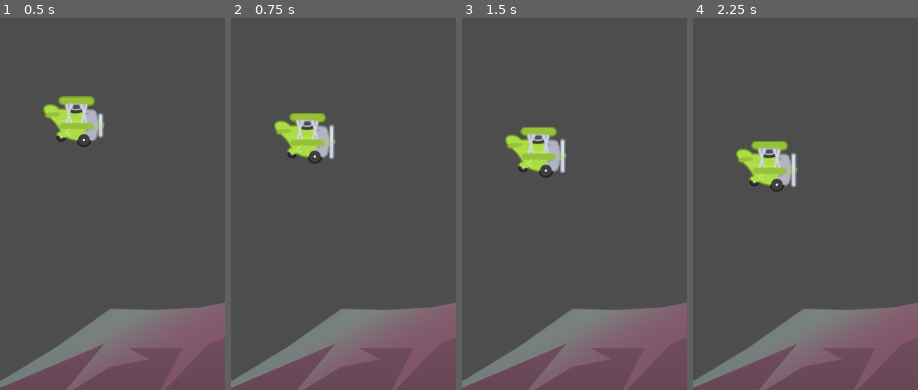
Above: before the commit, frames 1-4 (left to right).
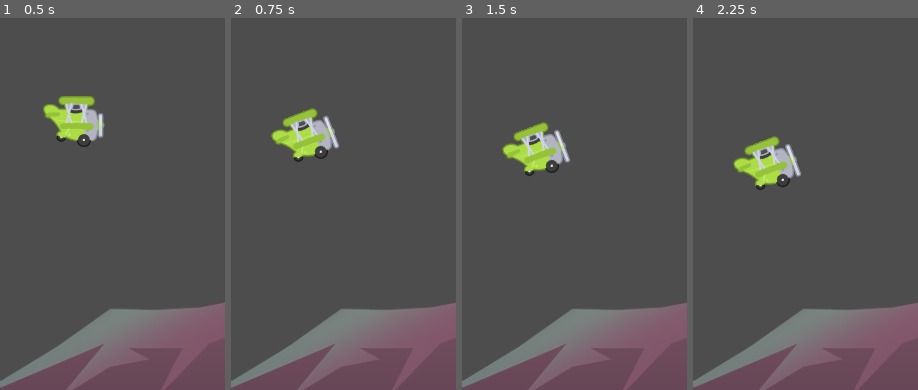
Above: after the commit, the same moments.

Repository: diashug/tappy
Game: Godot game, scene res://scenes/game/game.tscn
The game is run twice, just before and just after one commit, with the same random seed, the same clock (stepped at 60 frames per second) and the same inputs.
Inputs:
- Up to frame 1 (0.5 s): no input
- Up to frame 2 (0.75 s): tap Space (fly) at 0.6 s
- Up to frame 3 (1.5 s): tap Space (fly) at 1.35 s
- Up to frame 4 (2.25 s): tap Space (fly) at 2.1 s
The pictures show only the part of the screen within x 0-50%, y 0-50%; the shares and areas given below are measured in that part.

Frame 1 is identical in both runs. In frame 2, 2.1% of the frame differs, in the area x 17-48%, y 24-40%; in frame 3, 2.1%; in frame 4, 2.1%, in the area x 17-48%, y 31-47%.

Commit message:
Add plane animation player

Diff:
--- a/scenes/plane/plane.gd
+++ b/scenes/plane/plane.gd
@@ -4,6 +4,7 @@
 const POWER: float = -200.0
 
 @onready var plane_as2d: AnimatedSprite2D = $AnimatedSprite2D
+@onready var plane_ap: AnimationPlayer = $AnimationPlayer
 
 # Called when the node enters the scene tree for the first time.
 func _ready():
@@ -22,6 +23,7 @@
 func fly() -> void:
 	if Input.is_action_just_pressed("fly"):
 		velocity.y = POWER
+		plane_ap.play("power")
 
 func die() -> void:
 	plane_as2d.stop()
--- a/scenes/plane/plane.tscn
+++ b/scenes/plane/plane.tscn
@@ -35,6 +35,44 @@
 [sub_resource type="CircleShape2D" id="CircleShape2D_fq00x"]
 radius = 23.0
 
+[sub_resource type="Animation" id="Animation_5rnv6"]
+resource_name = "power"
+length = 0.3
+step = 0.1
+tracks/0/type = "value"
+tracks/0/imported = false
+tracks/0/enabled = true
+tracks/0/path = NodePath("AnimatedSprite2D:rotation")
+tracks/0/interp = 2
+tracks/0/loop_wrap = true
+tracks/0/keys = {
+"times": PackedFloat32Array(0, 0.1, 0.3),
+"transitions": PackedFloat32Array(1, 1, 1),
+"update": 0,
+"values": [0.0, -0.349066, 0.0]
+}
+
+[sub_resource type="Animation" id="Animation_c7hs5"]
+length = 0.001
+tracks/0/type = "value"
+tracks/0/imported = false
+tracks/0/enabled = true
+tracks/0/path = NodePath("AnimatedSprite2D:rotation")
+tracks/0/interp = 1
+tracks/0/loop_wrap = true
+tracks/0/keys = {
+"times": PackedFloat32Array(0),
+"transitions": PackedFloat32Array(1),
+"update": 0,
+"values": [0.0]
+}
+
+[sub_resource type="AnimationLibrary" id="AnimationLibrary_uxl60"]
+_data = {
+"RESET": SubResource("Animation_c7hs5"),
+"power": SubResource("Animation_5rnv6")
+}
+
 [node name="Plane" type="CharacterBody2D"]
 script = ExtResource("1_3wu7u")
 
@@ -47,3 +85,8 @@
 
 [node name="CollisionShape2D" type="CollisionShape2D" parent="."]
 shape = SubResource("CircleShape2D_fq00x")
+
+[node name="AnimationPlayer" type="AnimationPlayer" parent="."]
+libraries = {
+"": SubResource("AnimationLibrary_uxl60")
+}
Not shown: 1 places in scenes/plane/plane.tscn that only renumber resources
